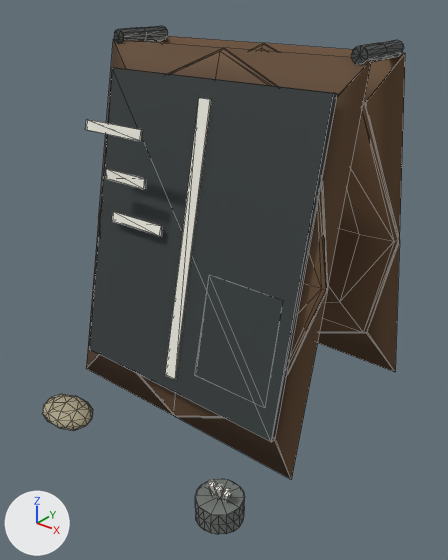
Renders of the glTF model sketches/core-loop/assets/models/park/props/crown/shift_board_a.glb from each side of a commit.
Rendered twice from a camera (50 mm lens) standing at (1.149, -1.403, 1.335) and looking at (0.05, -0.03, 0.483). Arrows for +X, +Y and +Z are at lower left; the lights stay in place. The first picture is the older version. Mesh edges are drawn as thin lines. Where no turn or scale is listed for an object, it has been applied to the vertices. Vertices at exactly the same position are counted once.

Names of what the first picture shows: 'Surface'.
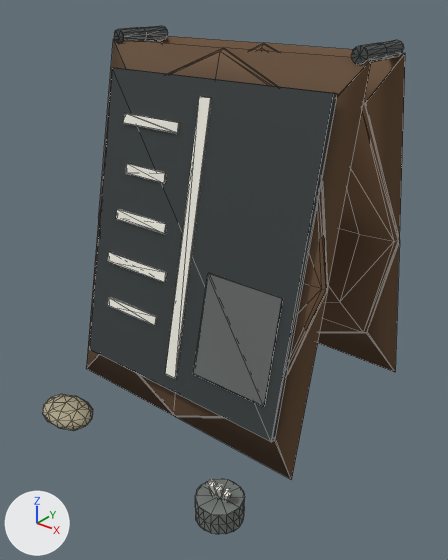
Boxes (x1, y1, x2, y2) around the edits, measured in the pictures (448 x 560 px; the box of a moved part takes in the faces that stretch with it):
part 1 of me_surface, moved or reshaped (not visible before): after (193, 273, 283, 407)
part 2 of me_surface, moved or reshaped: before (165, 98, 211, 380); after (165, 96, 212, 379)
part 3 of me_surface, moved or reshaped: before (85, 119, 142, 141); after (123, 113, 180, 134)
part 4 of me_surface, moved or reshaped: before (105, 169, 146, 189); after (126, 163, 166, 183)
part 5 of me_surface, moved or reshaped: before (112, 211, 162, 236); after (116, 209, 166, 234)
part 6 of me_surface, moved or reshaped (not visible before): after (107, 297, 157, 325)
part 7 of me_surface, moved or reshaped (not visible before): after (107, 252, 167, 283)

What the commit changed:
me_surface has 480 vertices, 860 faces and spans x -0.451..0.451, y -0.495..0.495, z 0.0..1.193.
me_surface is used by ob_surface; location (0.0, 0.0, 0.0).
me_surface part 1: the loose piece of 8 vertices spanning x 0.089..0.351, y -0.222..-0.145, z 0.242..0.558 is moved by (0.0, -0.007, 0.008).
me_surface part 2: the loose piece of 8 vertices spanning x -0.021..0.022, y -0.24..-0.047, z 0.204..1.036 is moved by (0.0, 0.001, 0.003).
me_surface part 3: the loose piece of 8 vertices spanning x -0.314..-0.085, y -0.227..-0.214, z 0.934..0.966 is moved by (0.0, 0.15, -0.005).
me_surface part 4: the loose piece of 8 vertices spanning x -0.284..-0.116, y -0.193..-0.18, z 0.784..0.817 is moved by (0.0, 0.084, -0.001).
me_surface part 5: the loose piece of 8 vertices spanning x -0.307..-0.092, y -0.161..-0.149, z 0.634..0.666 is moved by (0.0, 0.019, 0.002).
me_surface part 6: the loose piece of 8 vertices spanning x -0.31..-0.089, y -0.095..-0.081, z 0.335..0.367 is moved by (0.0, -0.112, 0.01).
me_surface part 7: the loose piece of 8 vertices spanning x -0.33..-0.069, y -0.129..-0.115, z 0.484..0.517 is moved by (0.0, -0.047, 0.006).
